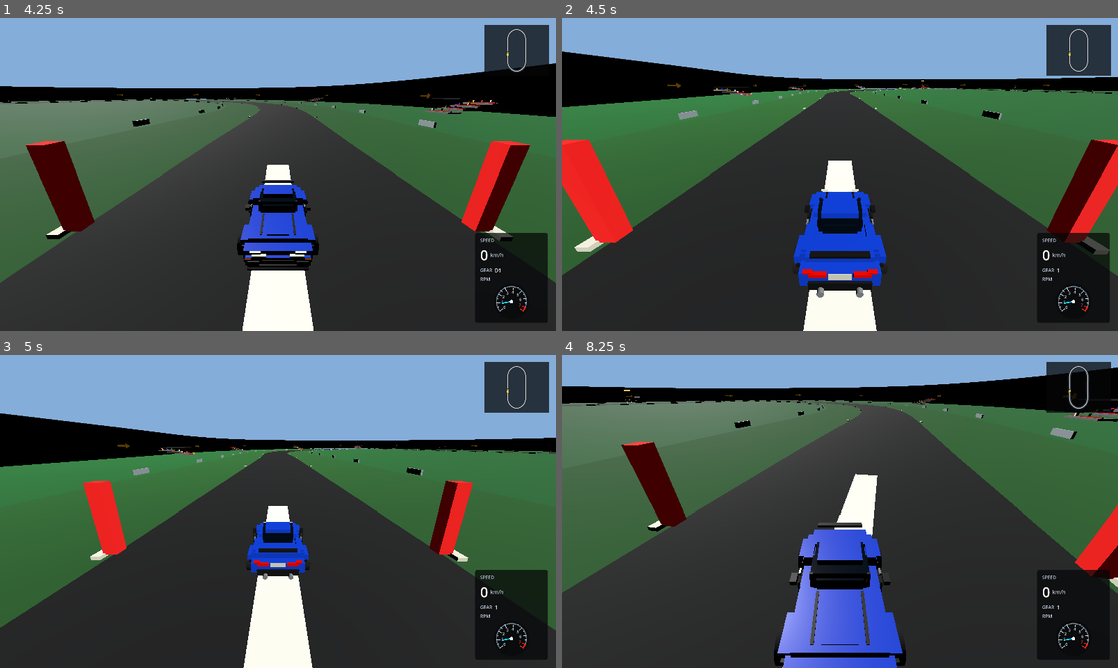
Above: before the commit, frames 1-4 (two rows, left to right).
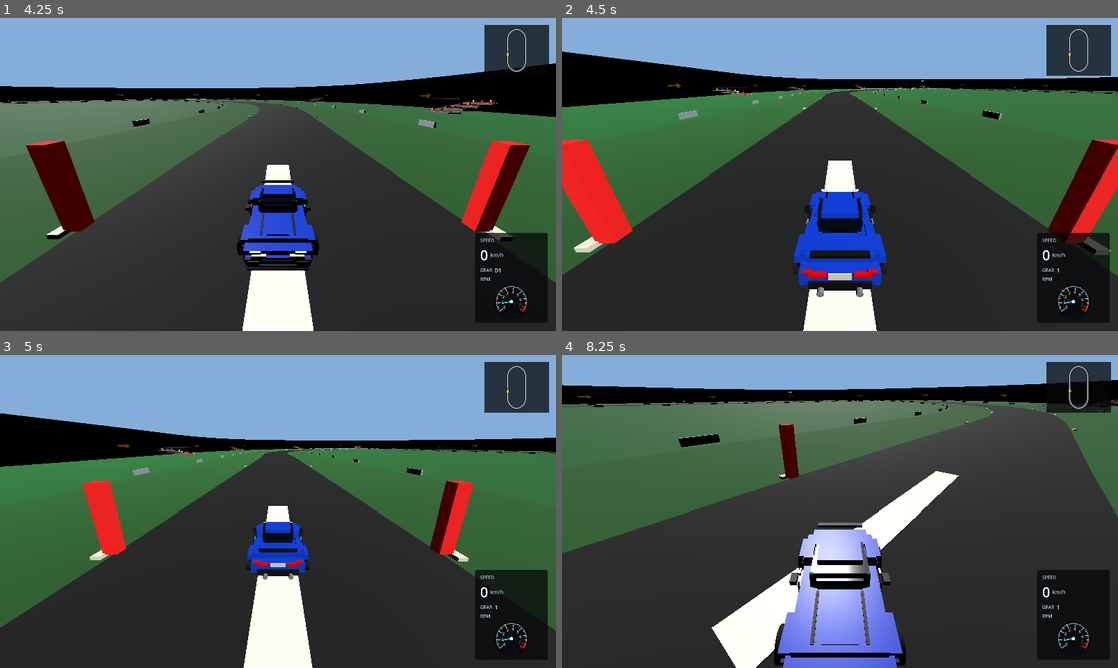
Above: after the commit, the same moments.

Repository: Dziuras98/car-game
Game: Godot game, scene res://scenes/startup.tscn
Two runs of this game, one before a commit and one after it. Both use one fixed random seed, a clock stepped at 60 frames per second and the inputs below.
Inputs:
- Up to frame 1 (4.25 s): click "Free drive" at 0.5 s; click "Prosty owal" at 1.25 s; click "Nissan 370Z" at 2 s; click "370Z automat" at 2.75 s; hold Right (steer-right) from 3.53 s (still down); hold C (camera-back) from 3.53 s (still down)
- Up to frame 2 (4.5 s): release Right (steer-right) at 4.28 s; release C (camera-back) at 4.28 s; hold Down (brake) from 4.28 s (still down); tap T (switch-car) at 4.35 s
- Up to frame 3 (5 s): keep holding Down (brake)
- Up to frame 4 (8.25 s): release Down (brake) at 5.03 s; hold Right (steer-right) 5.03-5.78 s; hold C (camera-back) 5.03-5.78 s; hold Up (accelerate) 5.78-6.53 s; tap T (switch-car) at 5.85, 7.35 s; hold C (camera-back) 6.53-7.28 s; hold Left (steer-left) 6.53-8.03 s; hold Down (brake) from 8.03 s (still down); hold C (camera-back) from 8.03 s (still down)

Frame 1 is identical in both runs. In frame 2, 0.6% of the frame differs, in the area x 0-100%, y 10-90%; in frame 3, 0.1%; in frame 4, 29%, in the area x 0-100%, y 4-100%.

Commit message:
Make powertrain respect contact and coupling

Diff:
--- a/scripts/car/car_powertrain_controller.gd
+++ b/scripts/car/car_powertrain_controller.gd
@@ -107,7 +107,7 @@
 func get_engine_load(state: CarRuntimeState) -> float:
 	if _config == null:
 		return 0.0
-	if _config.uses_geared_transmission() and state.current_gear == 0:
+	if _config.uses_geared_transmission() and (state.current_gear == 0 or state.shift_timer > 0.0):
 		return 0.0
 	if _config.is_manual_transmission() and state.clutch_engagement <= 0.05:
 		return 0.0
@@ -221,7 +221,12 @@
 
 
 func _update_engine(state: CarRuntimeState, throttle: float, delta: float) -> void:
-	state.engine_rpm = _engine_model.update(throttle, _get_wheel_driven_rpm(state), delta)
+	state.engine_rpm = _engine_model.update(
+		throttle,
+		_get_wheel_driven_rpm(state),
+		delta,
+		_get_engine_free_rev_blend(state)
+	)
 
 
 func _update_speed_step(
@@ -237,9 +242,13 @@
 	elif brake > 0.0:
 		_apply_brake_or_reverse(state, brake, delta)
 	else:
-		var passive_deceleration: float = _config.coast_deceleration
-		if state.forward_speed > 0.0 and (not _config.is_manual_transmission() or state.clutch_engagement > 0.1):
-			passive_deceleration += _config.engine_brake_force * state.clutch_engagement
+		var ground_factor: float = _get_ground_contact_factor(state)
+		var passive_deceleration: float = _config.coast_deceleration * ground_factor
+		if (
+			absf(state.forward_speed) > 0.0
+			and (not _config.is_manual_transmission() or state.clutch_engagement > 0.1)
+		):
+			passive_deceleration += _config.engine_brake_force * state.clutch_engagement * ground_factor
 		state.forward_speed = move_toward(state.forward_speed, 0.0, passive_deceleration * delta)
 
 	if handbrake_active:
@@ -249,7 +258,11 @@
 			_config.handbrake_deceleration * _get_longitudinal_grip_factor(state) * delta
 		)
 
-	state.forward_speed = _resistance_model.apply(state.forward_speed, delta)
+	state.forward_speed = _resistance_model.apply(
+		state.forward_speed,
+		delta,
+		state.ground_contact_count > 0
+	)
 	state.forward_speed = clampf(
 		state.forward_speed,
 		-_config.max_reverse_speed,
@@ -259,7 +272,9 @@
 
 func _apply_throttle(state: CarRuntimeState, throttle: float, delta: float) -> void:
 	if _config.uses_geared_transmission():
-		if _config.is_automatic_transmission() and state.current_gear < 1:
+		if _config.is_automatic_transmission() and (
+			state.current_gear < 1 or state.forward_speed < 0.0
+		):
 			state.forward_speed = move_toward(
 				state.forward_speed,
 				0.0,
@@ -286,7 +301,7 @@
 		return
 	if _config.is_automatic_transmission():
 		if state.current_gear < 0:
-			if state.forward_speed > AutomaticTransmissionModel.DIRECTION_CHANGE_SPEED_THRESHOLD:
+			if state.forward_speed > 0.0:
 				state.forward_speed = move_toward(state.forward_speed, 0.0, brake_delta)
 			else:
 				state.forward_speed += _get_transmission_drive_acceleration(state, brake) * delta
@@ -310,7 +325,17 @@
 	var coupled_rpm: float = _get_coupled_engine_rpm_for_gear(state, state.current_gear)
 	if _config.is_automatic_transmission():
 		return _get_torque_converter_rpm(state, coupled_rpm)
-	return lerpf(_config.idle_rpm, coupled_rpm, state.clutch_engagement)
+	return coupled_rpm
+
+
+func _get_engine_free_rev_blend(state: CarRuntimeState) -> float:
+	if not _config.uses_geared_transmission() or state.current_gear == 0:
+		return 1.0
+	if state.ground_contact_count <= 0:
+		return 1.0
+	if _config.is_manual_transmission():
+		return 1.0 - clampf(state.clutch_engagement, 0.0, 1.0)
+	return 0.0
 
 
 func _get_coupled_engine_rpm_for_gear(state: CarRuntimeState, gear: int) -> float:
@@ -326,7 +351,7 @@
 	var acceleration: float = _drivetrain_model.get_drive_acceleration(
 		throttle,
 		state.current_gear,
-		_config.is_manual_transmission() and state.shift_timer > 0.0,
+		_config.uses_geared_transmission() and state.shift_timer > 0.0,
 		get_torque_multiplier(),
 		get_rev_limiter_multiplier(),
 		_get_torque_converter_torque_multiplier(throttle)
@@ -342,7 +367,13 @@
 	return _torque_converter_model.get_torque_multiplier(_engine_model.get_rpm(), drive_input)
 
 
+func _get_ground_contact_factor(state: CarRuntimeState) -> float:
+	return 1.0 if state.ground_contact_count > 0 else 0.0
+
+
 func _get_longitudinal_grip_factor(state: CarRuntimeState) -> float:
+	if state.ground_contact_count <= 0:
+		return 0.0
 	return _tire_model.get_longitudinal_grip_factor(
 		state.tire_slip_intensity,
 		state.surface_grip_multiplier
